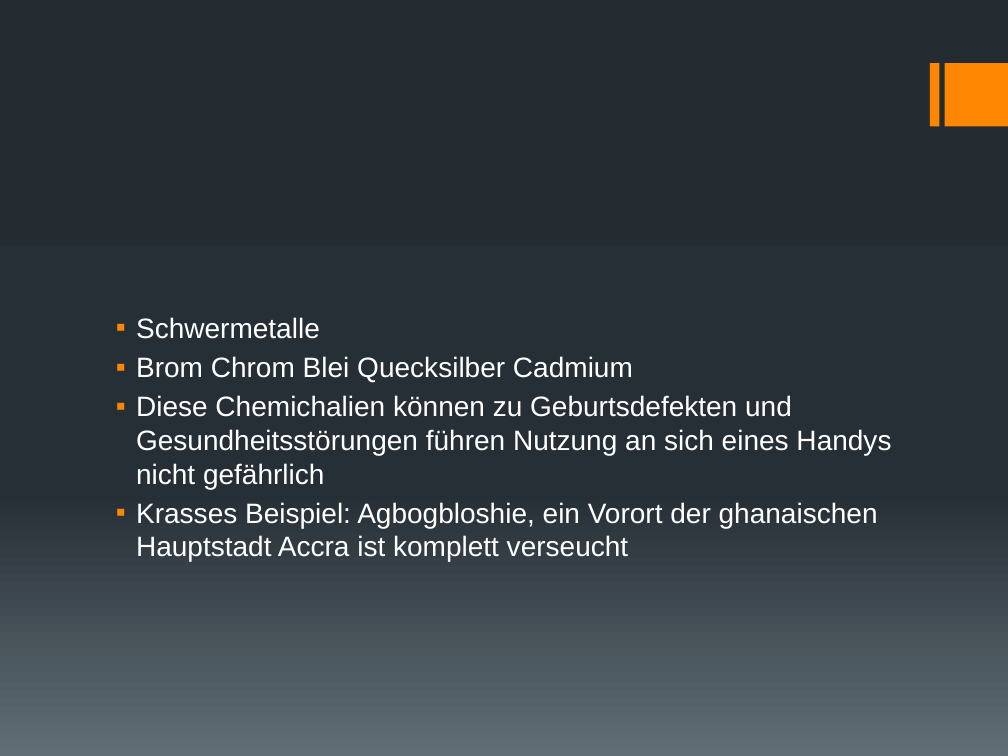
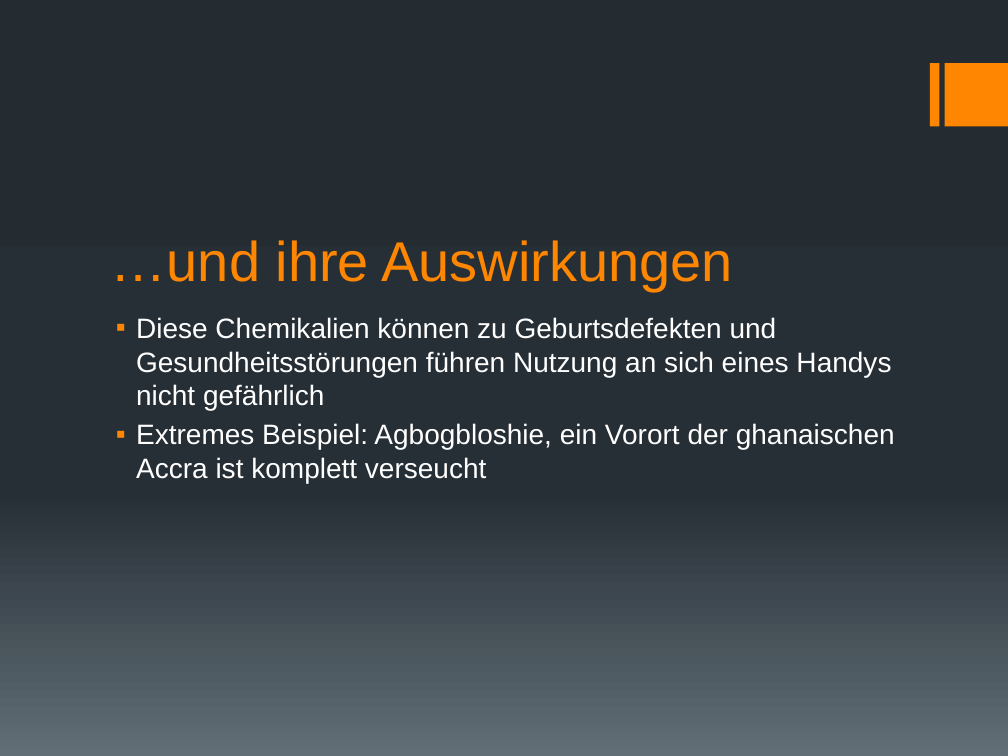
Before and after one commit to GymWenFLL/tpp_presentation, a slide deck: slide 3 of Tobi Goeckel - Problemmüll im Handy.pptx (slide 2 before the commit). Drawn at 1008x756 pixels with LibreOffice and Linux fonts; fonts in the diff are those of the drawing. Boxes give left, top, right and bottom in pixels: in the first picture for what was removed or moved away, otherwise in the second. Text is boxed around its words. In the diff, an @@ line names an element or a change of style, - is before the commit and + after.

```diff
--- a/Tobi Goeckel - Problemmüll im Handy.pptx
+++ b/Tobi Goeckel - Problemmüll im Handy.pptx
@@ title added at bbox=[111, 240, 733, 291], 40 pt, text #FF8600 @@
+…und ihre Auswirkungen
@@ text at bbox=[136, 317, 895, 483]: text changed @@
-▪ Schwermetalle
-▪ Brom Chrom Blei Quecksilber Cadmium
-▪ Diese Chemichalien können zu Geburtsdefekten und Gesundheitsstörungen führen Nutzung an sich eines Handys nicht gefährlich
-▪ Krasses Beispiel: Agbogbloshie, ein Vorort der ghanaischen Hauptstadt Accra ist komplett verseucht
+▪ Diese Chemikalien können zu Geburtsdefekten und Gesundheitsstörungen führen Nutzung an sich eines Handys nicht gefährlich
+▪ Extremes Beispiel: Agbogbloshie, ein Vorort der ghanaischen Accra ist komplett verseucht
```
Also in this commit, not shown: 1 other slide changed, 1 slide added.
